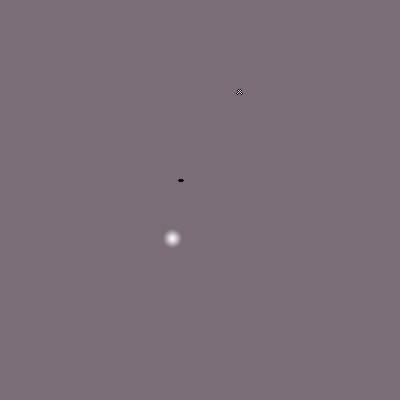
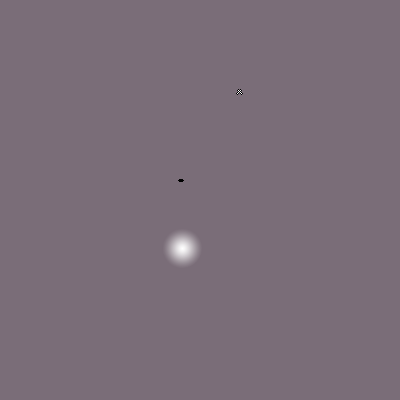
The second 400×400 image is a revision of the first. Changes to its layers:
painted on "DefaultLight.png" over [163, 229, 202, 268]
